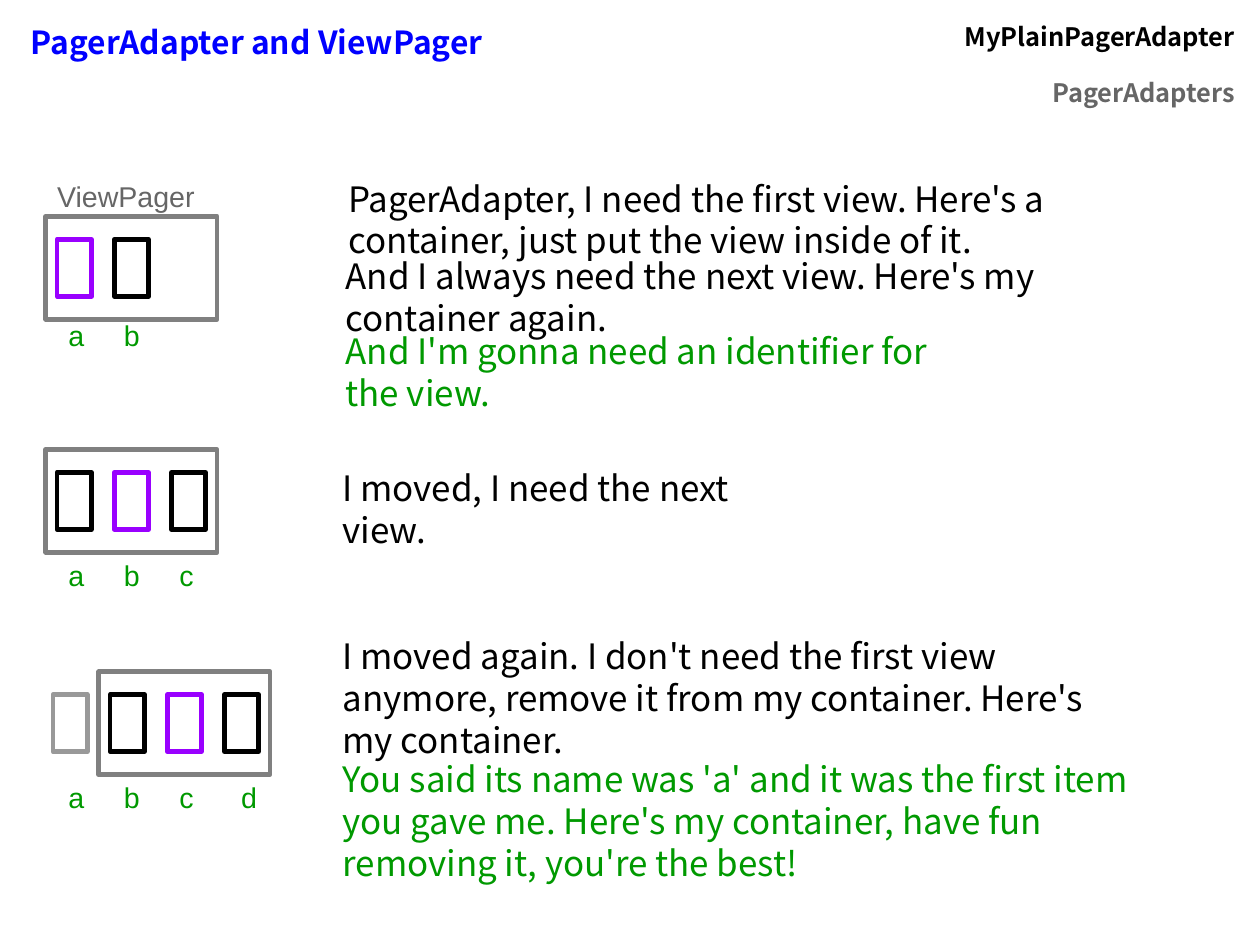
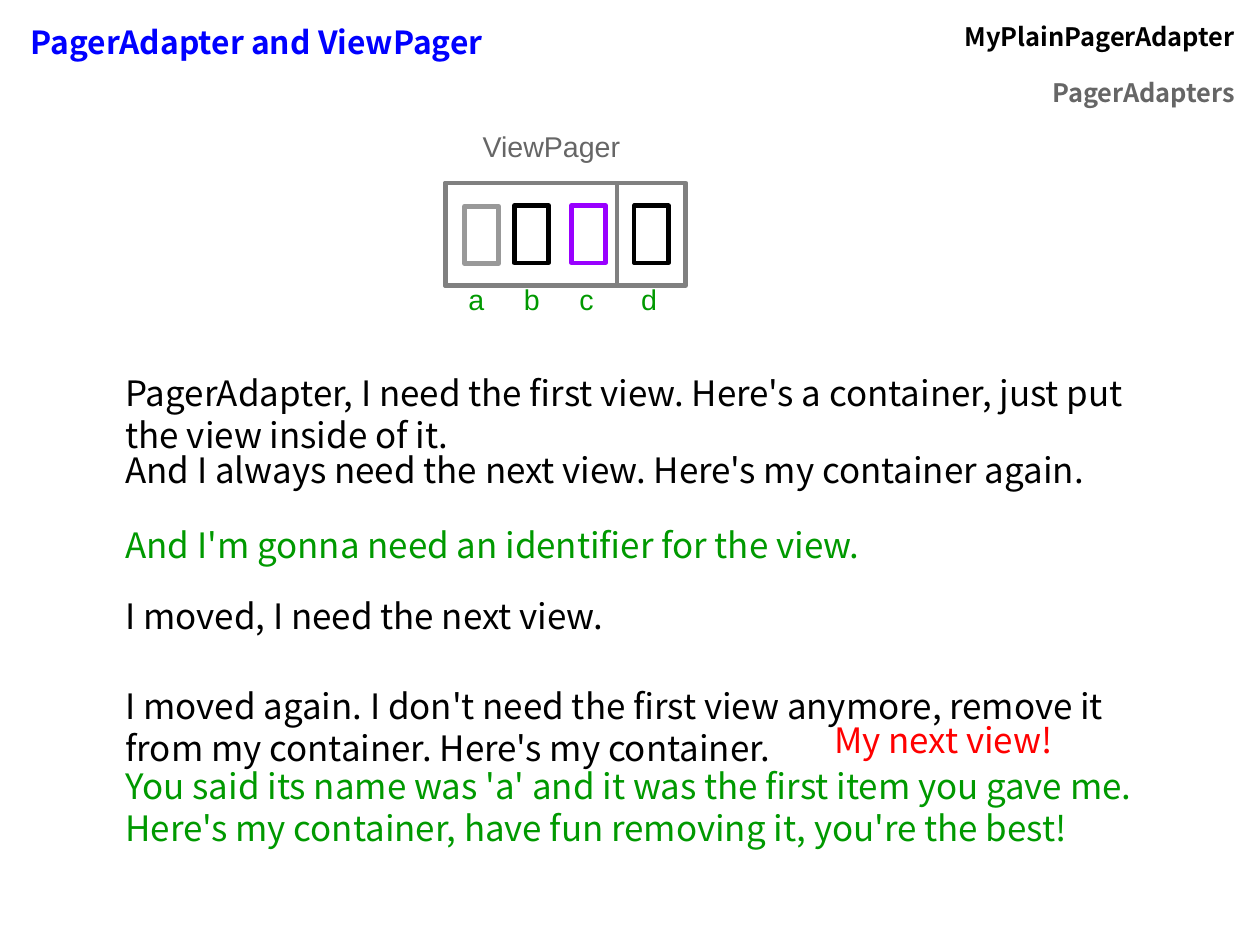
Before and after one commit to flocela/PagerAdaptersHandouts, a slide deck: slide 10 of PagerAdapterPresentation.odp (slide 13 before the commit). Drawn at 1260x945 pixels with LibreOffice and Linux fonts; fonts in the diff are those of the drawing. Boxes give left, top, right and bottom in pixels: in the first picture for what was removed or moved away, otherwise in the second. Text is boxed around its words. In the diff, an @@ line names an element or a change of style, - is before the commit and + after.

Commit message:
first draft of presentation done.:

```diff
--- a/PagerAdapterPresentation.odp
+++ b/PagerAdapterPresentation.odp
@@ text "ViewPager": place and size @@
-text "ViewPager" at (57, 186, 195, 212)
+text "ViewPager" at (483, 136, 621, 163)
@@ rectangle added at (446, 183, 617, 286), fill #FFFFFF, outline #808080 2.89 pt @@
@@ rectangle added at (446, 183, 686, 286), outline #808080 2.89 pt @@
@@ rectangle: place and size @@
-rectangle at (53, 695, 87, 752)
+rectangle at (464, 206, 499, 263)
@@ rectangle: place and size @@
-rectangle at (57, 472, 91, 529)
+rectangle at (515, 206, 549, 263)
@@ rectangle: place and size @@
-rectangle at (57, 239, 91, 296)
+rectangle at (572, 206, 606, 263)
@@ rectangle: place and size @@
-rectangle at (114, 239, 149, 296)
+rectangle at (635, 206, 669, 263)
@@ rectangle removed at (46, 216, 217, 319) @@
@@ text "a b c d": place and size @@
-text "a b c d" at (68, 787, 257, 809)
+text "a b c d" at (468, 289, 657, 311)
@@ text removed at (68, 325, 140, 347) @@
-a b
@@ text "PagerAdapter, I need the first ..." rewrapped from (348, 183, 1045, 263) to (126, 377, 1123, 458) @@
@@ text "And I always need the ..." rewrapped from (346, 254, 1034, 341) to (125, 448, 1084, 492) @@
@@ text "And I'm gonna need an ..." rewrapped from (346, 329, 927, 407) to (125, 529, 859, 567) @@
@@ group removed at (46, 449, 217, 587): 3 rectangles, 1 text @@
-a b c
@@ text "I moved, I need the ..." rewrapped from (343, 473, 729, 544) to (126, 601, 603, 636) @@
@@ group removed at (98, 672, 270, 775): 4 rectangles @@
@@ text "I moved again. I don't ..." rewrapped from (343, 640, 1083, 761) to (125, 690, 1103, 769) @@
@@ text added at (834, 718, 1052, 761), 22 pt, text #FF0000 @@
+My next view!
@@ text "You said its name was ..." rewrapped from (343, 757, 1128, 885) to (125, 764, 1131, 850) @@
```
Also in this commit, not shown: 10 other slides changed, 6 slides added, 8 slides removed, 3 other files.
